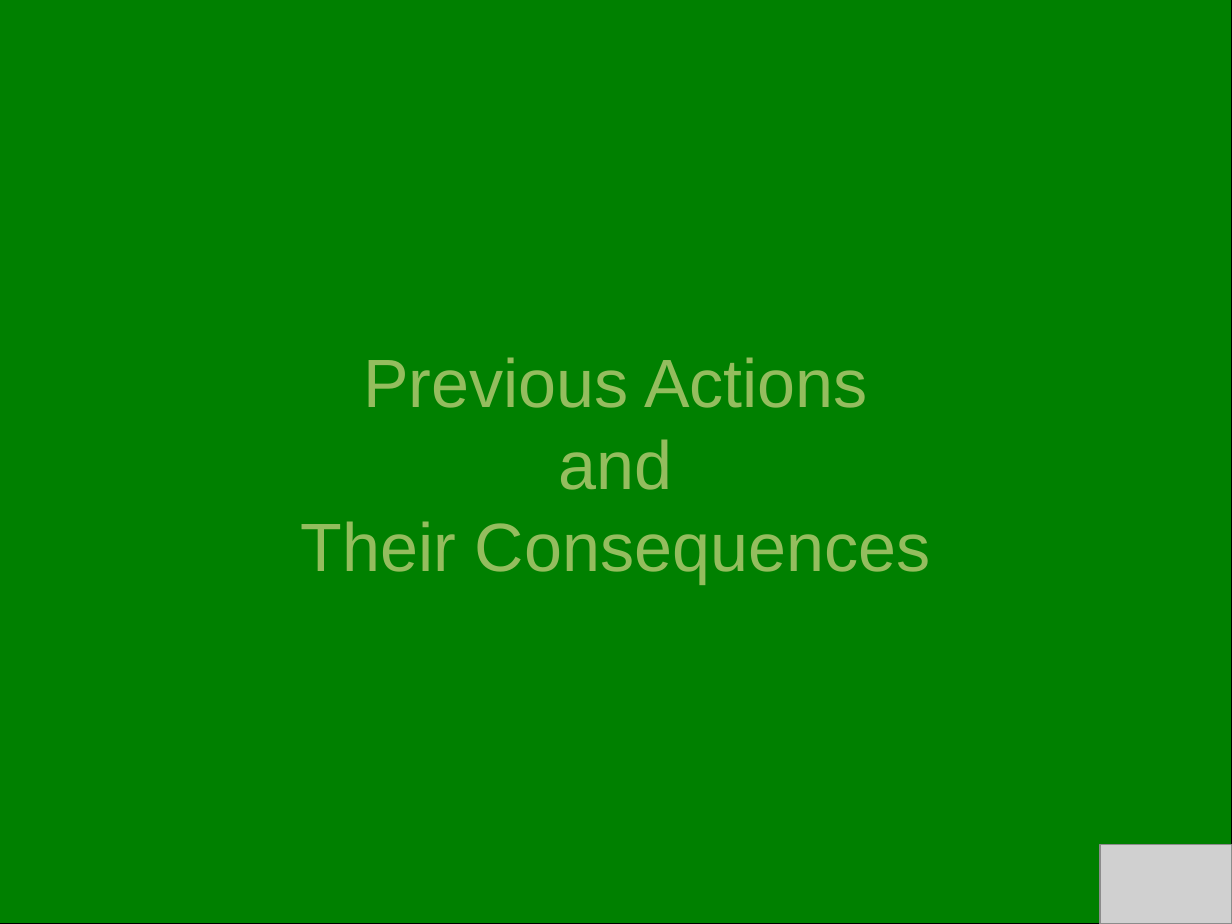
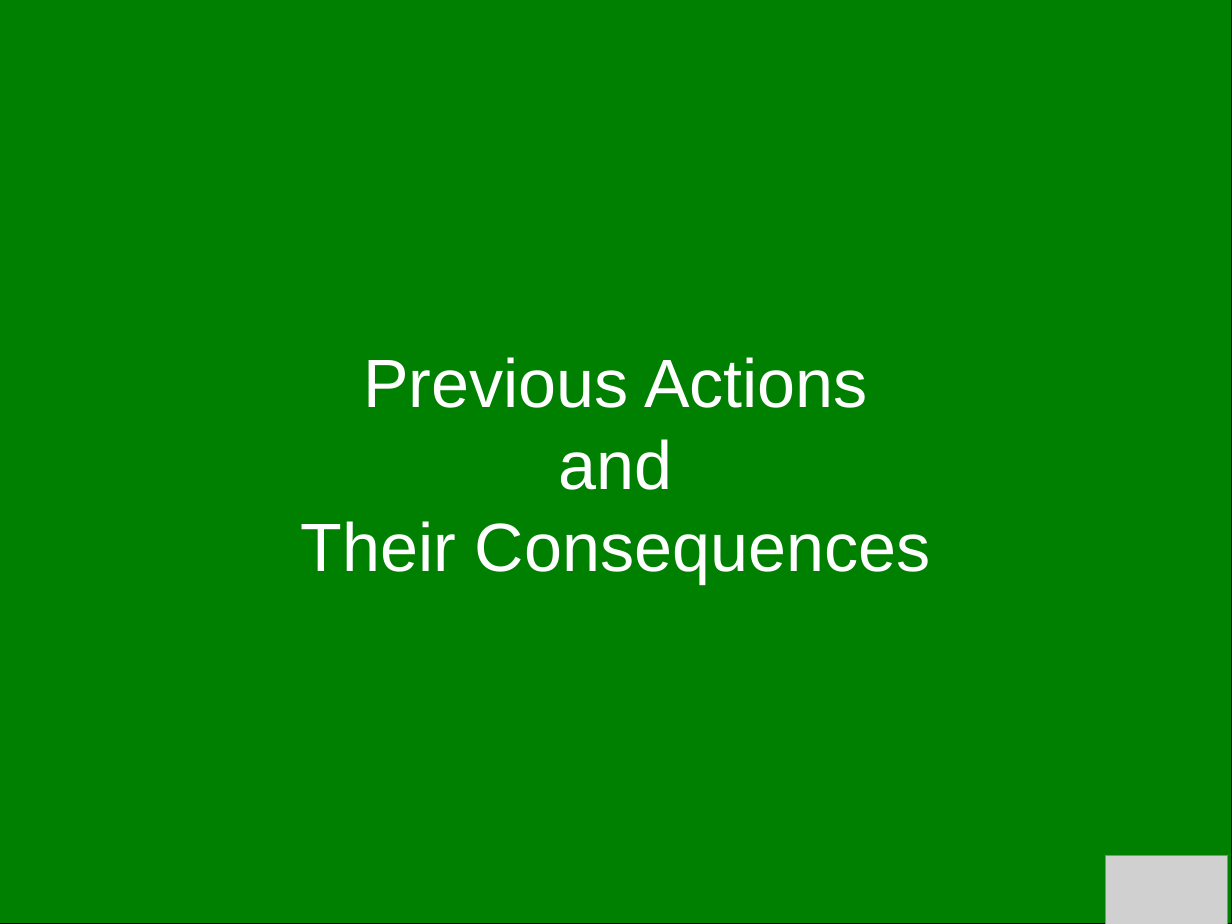
Before and after one commit to bendechrai/preso-security-privacy-anonymity, a slide deck: slide 25 of security-privacy-anonymity.odp. Drawn at 1232x924 pixels with LibreOffice and Linux fonts; fonts in the diff are those of the drawing; grey boxes stand for pictures; background and template pictures are left out. Boxes give left, top, right and bottom in pixels: in the first picture for what was removed or moved away, otherwise in the second. Text is boxed around its words. In the diff, an @@ line names an element or a change of style, - is before the commit and + after.

```diff
--- a/security-privacy-anonymity.odp
+++ b/security-privacy-anonymity.odp
@@ title "Previous Actions and Their Consequences" at (301, 357, 930, 583): text colour #94BD5E to #FFFFFF @@
@@ picture: place and size @@
-picture at (1100, 845, 1232, 924)
+picture at (1106, 855, 1228, 924)
```
Also in this commit, not shown: 8 other slides changed, 1 slide removed.
